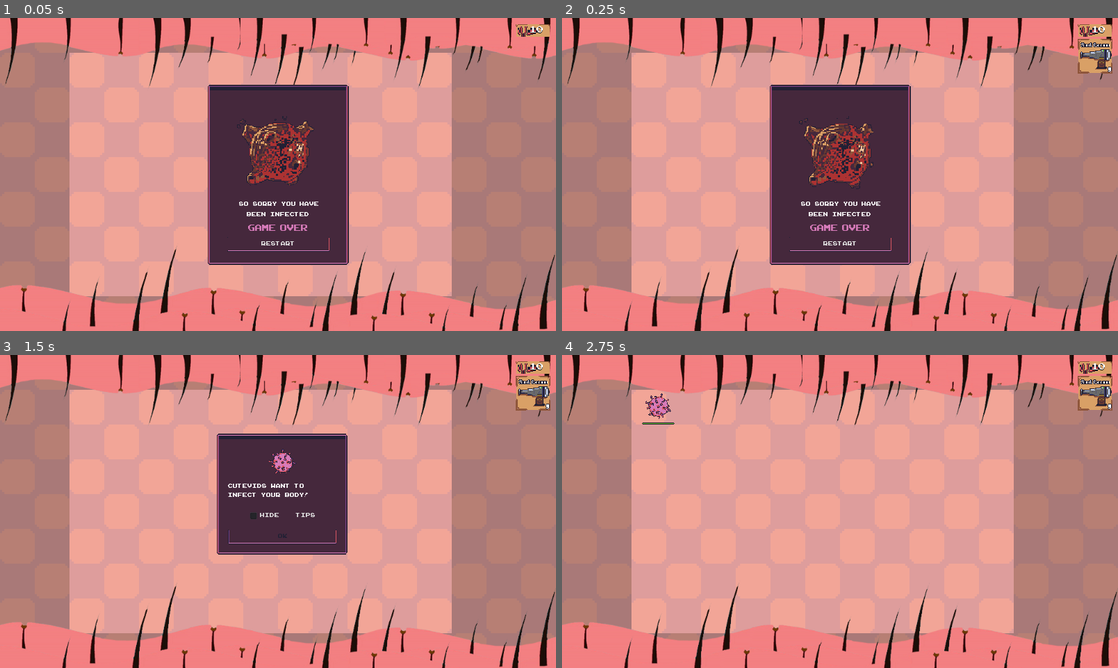
Above: before the commit, frames 1-4 (two rows, left to right).
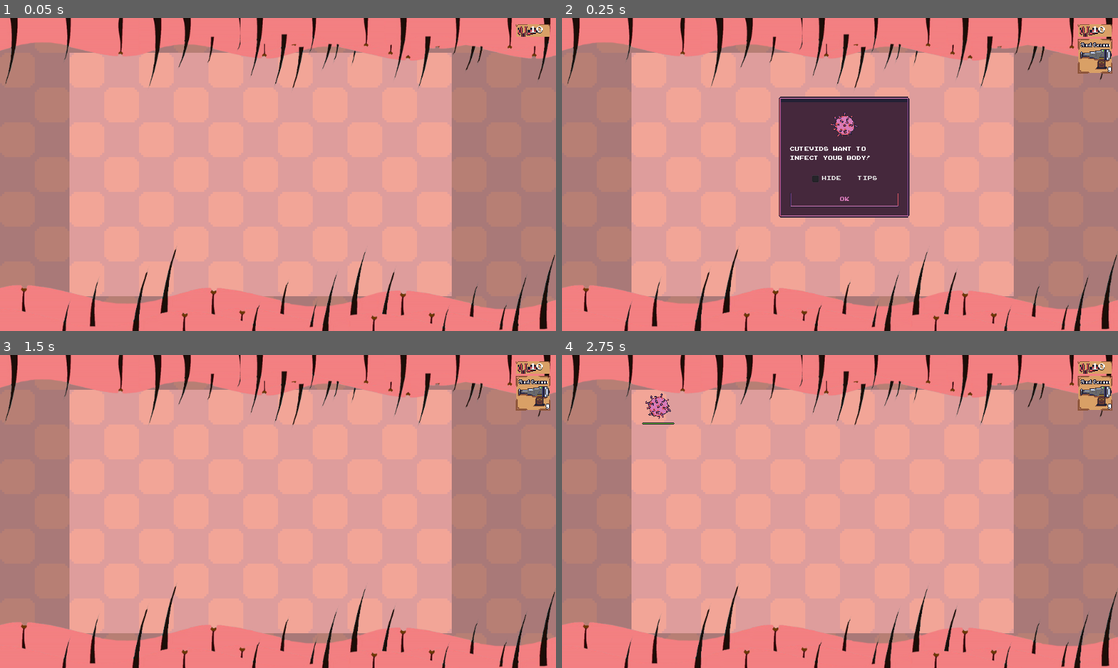
Above: after the commit, the same moments.

Repository: TeamKebab/GodotWildJam23
Game: Godot game, scene res://src/Main.tscn
Two runs of this game, one before a commit and one after it. Both use one fixed random seed, a clock stepped at 60 frames per second and the inputs below. Sound files missing from this copy of the repository are replaced by a short silence.
Inputs (mouse positions are in pixels of both pictures, inside the frame that each line leads up to):
- Up to frame 1 (0.05 s): no input
- Up to frame 2 (0.25 s): no input
- Up to frame 3 (1.5 s): click (278, 580) at 0.5 s, where only the run before the commit has a clickable "Restart"; click "Ok" at 1.25 s
- Up to frame 4 (2.75 s): click (845, 536) at 2 s, where only the run before the commit has a clickable "Ok"

The runs differ from the first frame. In frame 1, 15% of the frame differs, in the area x 37-63%, y 21-79%; in frame 2, 8.2%; in frame 3, 9.1%; in frame 4, nothing differs.

Commit message:
win panel

Diff:
--- a/src/GUI.gd
+++ b/src/GUI.gd
@@ -20,6 +20,7 @@
 onready var defense_container : Node2D = game.find_node("Defenses")
 onready var button_container : Container = find_node("ButtonContainer")
 onready var game_over_panel : Control = find_node("GameOverPanel")
+onready var win_panel : Control = find_node("WinPanel")
 onready var tutorial: Control = find_node("Tutorial")
 onready var buy_sound : AudioStreamPlayer2D = $BuySound
 onready var place_sound : AudioStreamPlayer2D = $PlaceSound
@@ -64,6 +65,10 @@
 	get_tree().paused = true
 
 
+func win():
+	win_panel.show()
+
+
 func _on_BuyButton_pressed(button : BuyButton) -> void:
 	buy_sound.play()
 	if buying_defense == button.placeholder:
--- a/src/Main.gd
+++ b/src/Main.gd
@@ -220,13 +220,18 @@
 
 
 func _on_game_over() -> void:
+	end_game()
+
+
+func end_game():
 	timer.stop()
 	get_tree().paused = true
 
 
 func _on_wave_destroyed() -> void:
 	if waves_left.empty():
-		Player.game_over()
+		end_game()
+		gui.win()
 
 
 func _on_Timer_timeout():
--- a/src/Main.tscn
+++ b/src/Main.tscn
@@ -19,6 +19,7 @@
 [ext_resource path="res://src/entities/defenses/HairPlaceholder.tscn" type="PackedScene" id=17]
 [ext_resource path="res://src/resources/SnotCanonCard.tres" type="Texture" id=18]
 [ext_resource path="res://src/gui/GameOverPanel.tscn" type="PackedScene" id=19]
+[ext_resource path="res://src/gui/WinPanel.tscn" type="PackedScene" id=20]
 [ext_resource path="res://src/resources/SnotWallCard.tres" type="Texture" id=21]
 [ext_resource path="res://src/resources/NoseHairCard.tres" type="Texture" id=23]
 [ext_resource path="res://src/resources/StickyCannonCard.tres" type="Texture" id=25]
@@ -304,18 +305,15 @@
 "_edit_use_anchors_": false
 }
 
-[node name="WinPanel" parent="GUI" instance=ExtResource( 19 )]
-visible = false
-anchor_left = 0.0
-anchor_top = 0.0
-anchor_right = 0.0
-anchor_bottom = 0.0
-margin_left = 397.5
-margin_top = 137.5
-margin_right = 647.5
-margin_bottom = 448.5
-
 [node name="GameOverPanel" parent="GUI" instance=ExtResource( 19 )]
+visible = false
+
+[node name="WinPanel" parent="GUI" instance=ExtResource( 20 )]
+visible = false
+margin_left = -125.0
+margin_top = -117.5
+margin_right = 125.0
+margin_bottom = 117.5
 [connection signal="mouse_entered_cell" from="Grid" to="GUI" method="_on_Grid_mouse_entered_cell"]
 [connection signal="mouse_exited_cell" from="Grid" to="GUI" method="_on_Grid_mouse_exited_cell"]
 [connection signal="mouse_input_cell" from="Grid" to="GUI" method="_on_Grid_mouse_input_cell"]
--- /dev/null
+++ b/src/gui/WinPanel.tscn
@@ -0,0 +1,83 @@
+[gd_scene load_steps=11 format=2]
+
+[ext_resource path="res://src/gui/GameOverPanel.tscn" type="PackedScene" id=1]
+[ext_resource path="res://assets/sprites/cannon-animation.png" type="Texture" id=2]
+
+[sub_resource type="AtlasTexture" id=1]
+atlas = ExtResource( 2 )
+region = Rect2( 0, 0, 128, 64 )
+
+[sub_resource type="AtlasTexture" id=2]
+atlas = ExtResource( 2 )
+region = Rect2( 128, 0, 128, 64 )
+
+[sub_resource type="AtlasTexture" id=3]
+atlas = ExtResource( 2 )
+region = Rect2( 256, 0, 128, 64 )
+
+[sub_resource type="AtlasTexture" id=4]
+atlas = ExtResource( 2 )
+region = Rect2( 384, 0, 128, 64 )
+
+[sub_resource type="AtlasTexture" id=5]
+atlas = ExtResource( 2 )
+region = Rect2( 512, 0, 128, 64 )
+
+[sub_resource type="AtlasTexture" id=6]
+atlas = ExtResource( 2 )
+region = Rect2( 640, 0, 128, 64 )
+
+[sub_resource type="AtlasTexture" id=7]
+atlas = ExtResource( 2 )
+region = Rect2( 768, 0, 128, 64 )
+
+[sub_resource type="SpriteFrames" id=8]
+animations = [ {
+"frames": [ SubResource( 1 ), SubResource( 1 ), SubResource( 2 ), SubResource( 2 ), SubResource( 3 ), SubResource( 3 ), SubResource( 4 ), SubResource( 4 ), SubResource( 5 ), SubResource( 6 ), SubResource( 7 ), SubResource( 1 ), SubResource( 1 ), SubResource( 1 ) ],
+"loop": true,
+"name": "default",
+"speed": 12.0
+} ]
+
+[node name="WinPanel" instance=ExtResource( 1 )]
+margin_right = 13.5
+margin_bottom = 49.5
+
+[node name="MarginContainer" parent="." index="0"]
+margin_right = 235.0
+margin_bottom = 220.0
+
+[node name="VBoxContainer" parent="MarginContainer" index="0"]
+margin_right = 200.0
+margin_bottom = 195.0
+alignment = 0
+
+[node name="MarginContainer" parent="MarginContainer/VBoxContainer" index="0"]
+margin_top = 0.0
+margin_right = 180.0
+margin_bottom = 64.0
+custom_constants/margin_right = 90
+custom_constants/margin_top = 64
+custom_constants/margin_left = 90
+
+[node name="AnimatedSprite" parent="MarginContainer/VBoxContainer/MarginContainer" index="0"]
+position = Vector2( 80, 20 )
+frames = SubResource( 8 )
+frame = 13
+
+[node name="Label2" parent="MarginContainer/VBoxContainer" index="1"]
+margin_top = 68.0
+margin_right = 180.0
+margin_bottom = 125.0
+text = "You have repelled the queenvid infection"
+
+[node name="Label" parent="MarginContainer/VBoxContainer" index="2"]
+margin_top = 129.0
+margin_right = 180.0
+margin_bottom = 154.0
+text = "You win"
+
+[node name="RestartButton" parent="MarginContainer/VBoxContainer" index="3"]
+margin_top = 158.0
+margin_right = 180.0
+margin_bottom = 185.0
Not shown: 1 places in src/Main.tscn that only renumber resources
